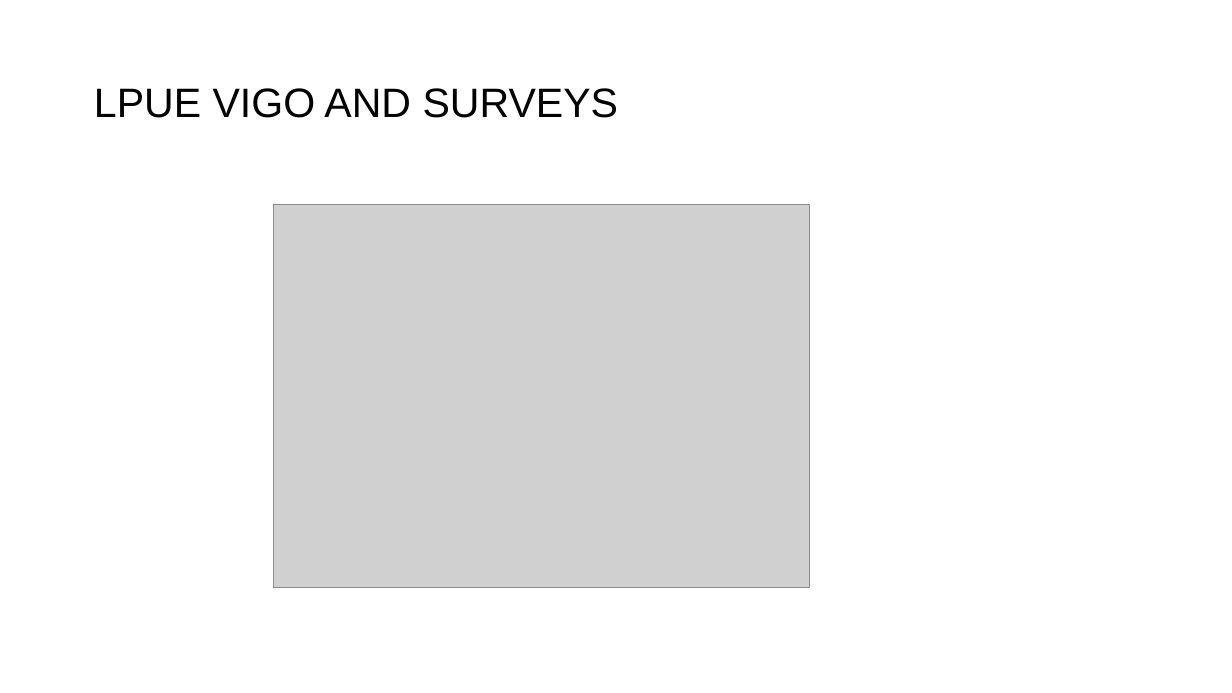
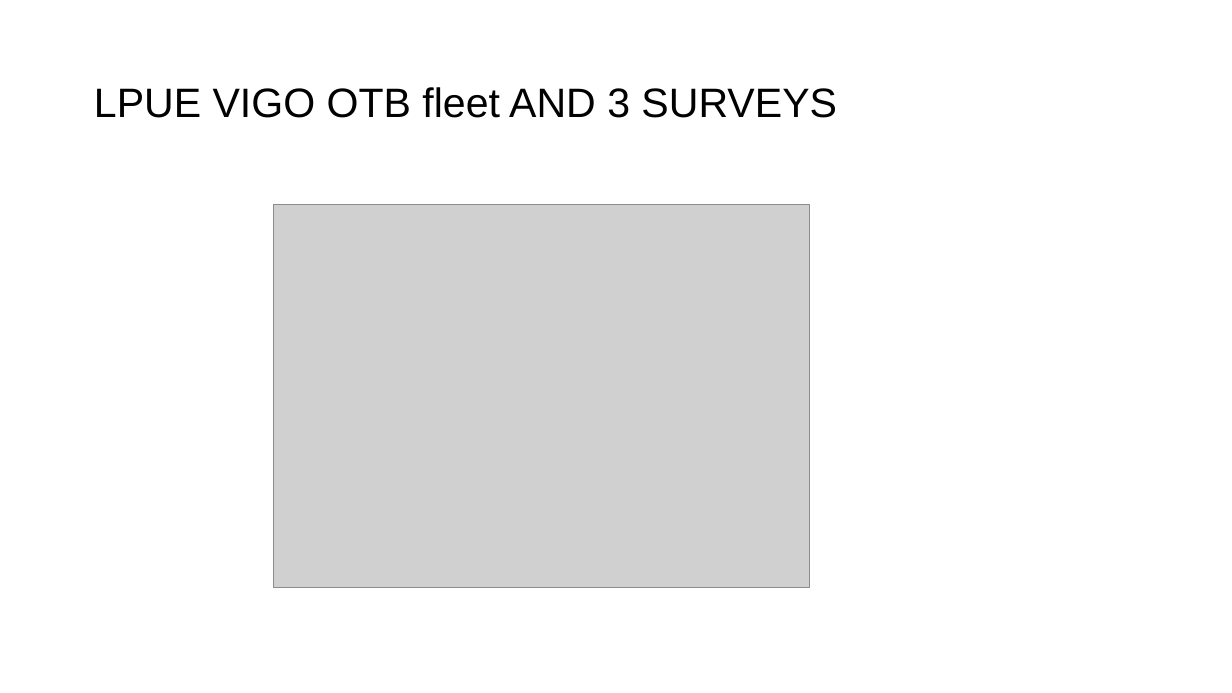
Before and after one commit to MartaCousido/Spict-IMPRESS, a slide deck: slide 6 of mon78abd_spict/Presentation/Mon78abd_spict.pptx (slide 5 before the commit). Drawn at 1232x693 pixels with LibreOffice and Linux fonts; fonts in the diff are those of the drawing; grey boxes stand for pictures. Boxes give left, top, right and bottom in pixels: in the first picture for what was removed or moved away, otherwise in the second. Text is boxed around its words. In the diff, an @@ line names an element or a change of style, - is before the commit and + after.

```diff
--- a/mon78abd_spict/Presentation/Mon78abd_spict.pptx
+++ b/mon78abd_spict/Presentation/Mon78abd_spict.pptx
@@ title at (x1=94, y1=87, x2=837, y2=118): text changed @@
-LPUE VIGO AND SURVEYS
+LPUE VIGO OTB fleet AND 3 SURVEYS
```
Also in this commit, not shown: 4 other slides changed, 3 slides added, 1 slide removed.
